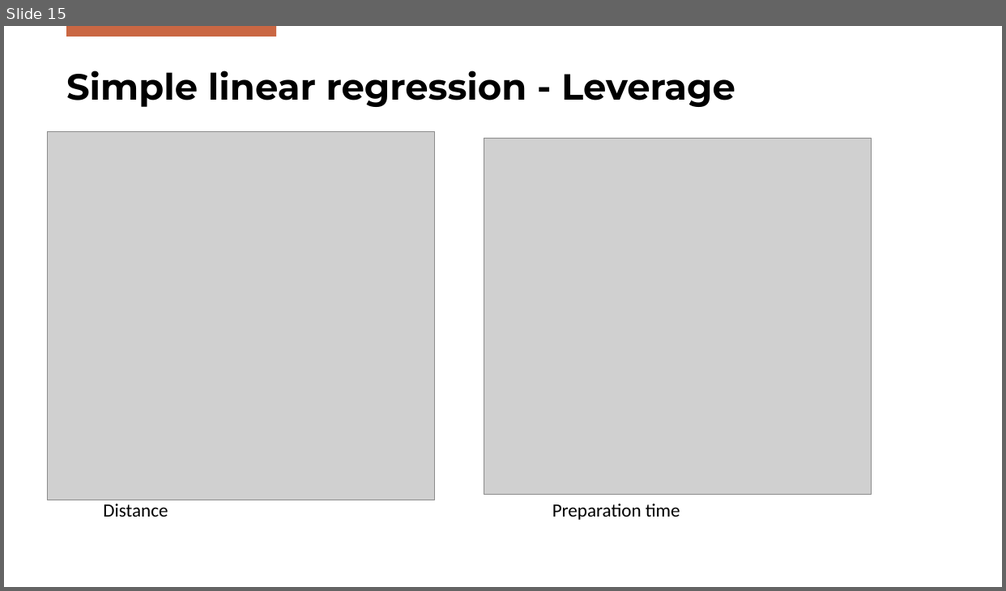
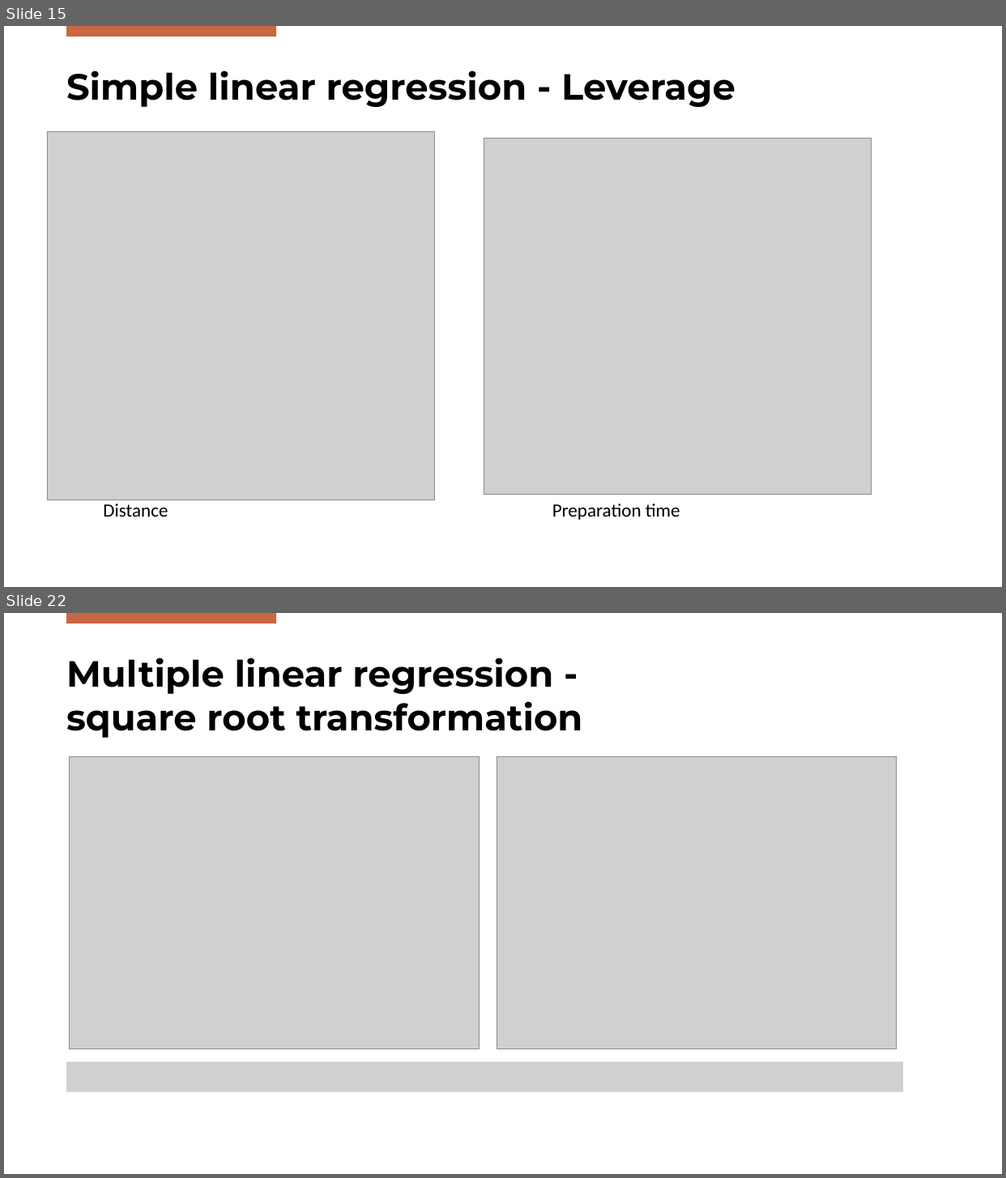
Before and after one commit to DanieleGotti/Food_Delivery_Time_Prediction, a slide deck: Presentazione_Gotti_Mazzoleni.pptx. Shown one above the other, each under a label of ours: slide 15 before the commit, slides 15 and 22 after it; the slides between them are not shown. The pictures are 1006x591 and 1006x1178 pixels, drawn with LibreOffice and Linux fonts; fonts in the diff are those of the drawing; grey boxes stand for pictures; background and template pictures are left out. Boxes give left, top, right and bottom in pixels: in the first picture for what was removed or moved away, otherwise in the second. Text is boxed around its words. In the diff, an @@ line names an element or a change of style, - is before the commit and + after.

```diff
--- a/Presentazione_Gotti_Mazzoleni.pptx
+++ b/Presentazione_Gotti_Mazzoleni.pptx
@@ slide 22 added at (4,613,1002,1174), background #FFFFFF; not listed: 1 template element that a slide beside it also shows @@
@@ title added at (66,658,583,738), 35 pt, text #000000, bold @@
+Multiple linear regression -
+square root transformation
@@ picture added at (69,756,479,1050) @@
@@ picture added at (496,756,897,1050) @@
@@ picture added at (66,1063,903,1093) @@
```
Also in this commit, not shown: 1 slide changed, 8 other slides added, 17 other files.
